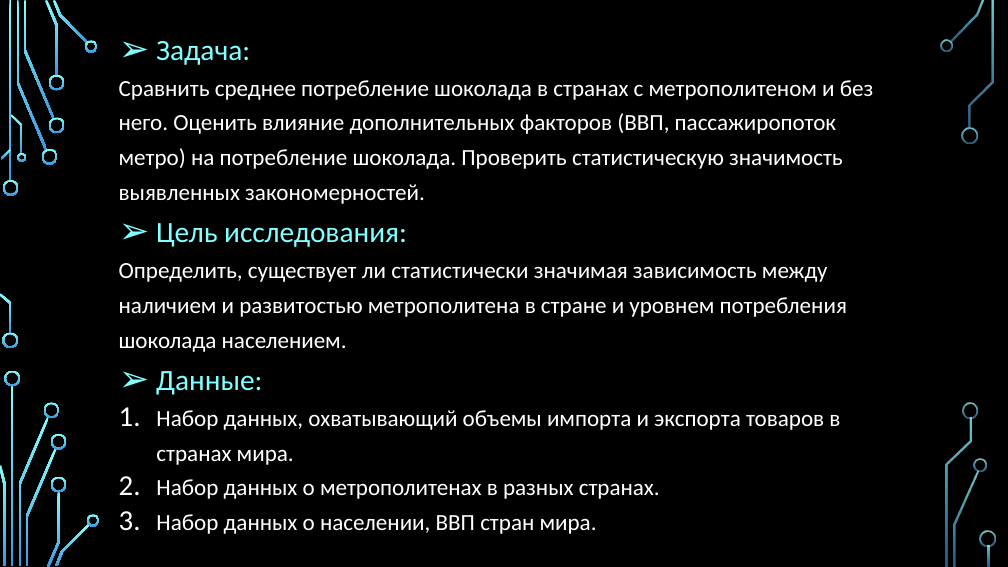
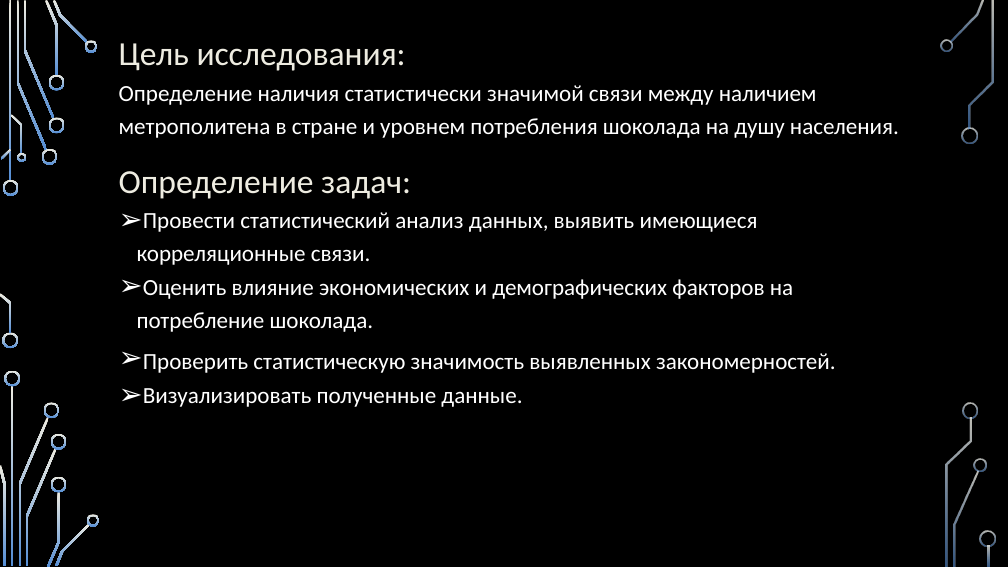
Before and after one commit to Paskored/Data-Analyst-Project_Kashtanov, a slide deck: slide 2 of Итоговая Презентация/Презентация 1.pptx. Drawn at 1008x567 pixels with LibreOffice and Linux fonts; fonts in the diff are those of the drawing; background and template pictures are left out. Boxes give left, top, right and bottom in pixels: in the first picture for what was removed or moved away, otherwise in the second. Text is boxed around its words. In the diff, an @@ line names an element or a change of style, - is before the commit and + after.

```diff
--- a/Итоговая Презентация/Презентация 1.pptx
+++ b/Итоговая Презентация/Презентация 1.pptx
@@ fill gradient #82FFFF to #3D97DE to gradient #EEECE1 to #558ED5 in 36 elements at [3, 180, 19, 196], [2, 333, 18, 349], [17, 1, 47, 150], [42, 149, 57, 165], [23, 1, 54, 119], [45, 0, 58, 76], [48, 117, 64, 133], [48, 75, 64, 91], [53, 0, 88, 44], [85, 40, 98, 52], [1, 149, 11, 160], [0, 293, 11, 333], [11, 114, 23, 154], [17, 153, 26, 162], [11, 386, 14, 566], [18, 417, 48, 566], [5, 371, 20, 386], [0, 465, 5, 566], [44, 402, 60, 418], [26, 448, 57, 566], [47, 492, 60, 567], [51, 434, 67, 450], [51, 476, 67, 492], [55, 523, 90, 566], [87, 514, 100, 526], [950, 0, 985, 42], [940, 39, 953, 52], [962, 127, 978, 143], [954, 471, 979, 566], [974, 459, 987, 472], [969, 1, 994, 129], [963, 402, 979, 418], [946, 417, 972, 566], [980, 531, 996, 547], [988, 545, 990, 566], [9, 1, 11, 181] @@
@@ text at [119, 41, 873, 204]: paragraphs removed @@
-➢ Задача:
-Сравнить среднее потребление шоколада в странах с метрополитеном и без него. Оценить влияние дополнительных факторов (ВВП, пассажиропоток метро) на потребление шоколада. Проверить статистическую значимость выявленных закономерностей.
@@ text at [119, 43, 406, 71]: size 28 to 32 pt, text colour #82FFFF to #EEECE1 in "Цель исследования:"; bullet ➢ to none @@
@@ text at [119, 85, 899, 407]: text changed @@
-Определить, существует ли статистически значимая зависимость между наличием и развитостью метрополитена в стране и уровнем потребления шоколада населением.
-➢ Данные:
-1. Набор данных, охватывающий объемы импорта и экспорта товаров в странах мира.
-2. Набор данных о метрополитенах в разных странах.
-3. Набор данных о населении, ВВП стран мира.
+Определение наличия статистически значимой связи между наличием метрополитена в стране и уровнем потребления шоколада на душу населения.
+Определение задач:
+➢ Провести статистический анализ данных, выявить имеющиеся корреляционные связи.
+➢ Оценить влияние экономических и демографических факторов на потребление шоколада.
+➢ Проверить статистическую значимость выявленных закономерностей.
+➢ Визуализировать полученные данные.
```
Also in this commit, not shown: 2 other slides changed, 20 slides added, 2 slides removed, 2 other files.
